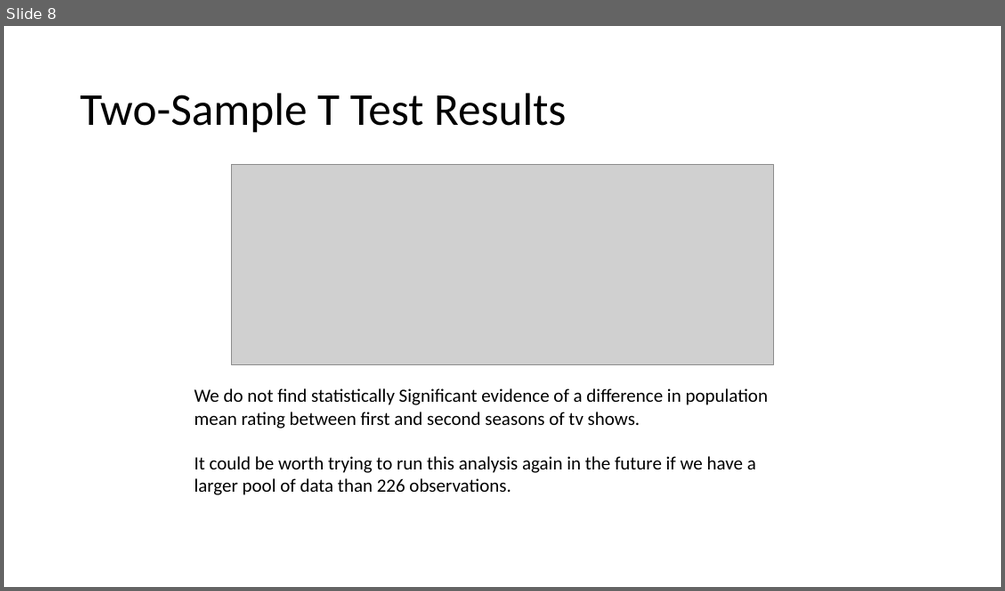
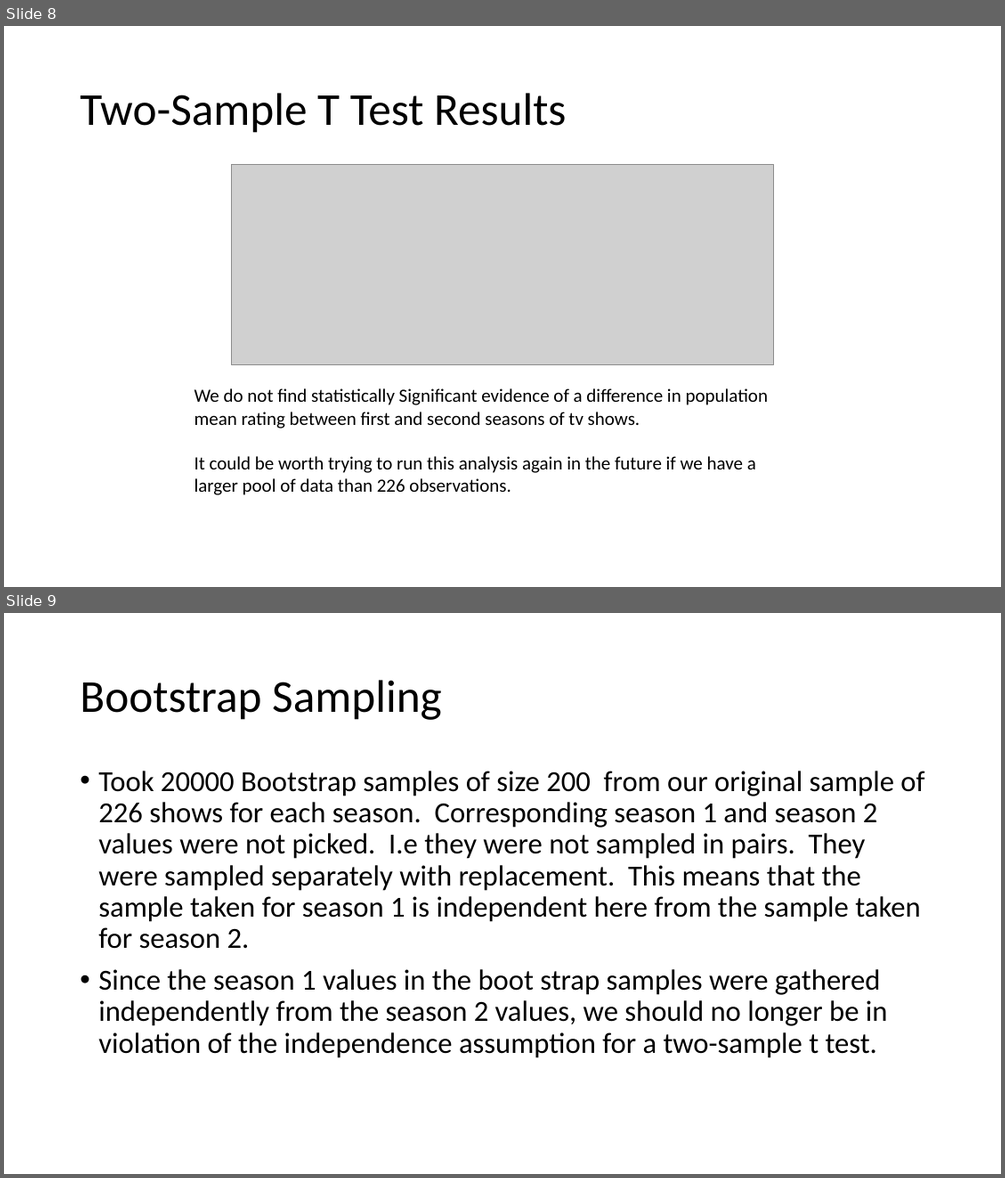
Before and after one commit to stat400-csu/project-8, a slide deck: 400 Presentation.pptx. Shown one above the other, each under a label of ours: slide 8 before the commit, slides 8 and 9 after it. The pictures are 1005x591 and 1005x1178 pixels, drawn with LibreOffice and Linux fonts; fonts in the diff are those of the drawing; grey boxes stand for pictures. Boxes give left, top, right and bottom in pixels: in the first picture for what was removed or moved away, otherwise in the second. Text is boxed around its words. In the diff, an @@ line names an element or a change of style, - is before the commit and + after.

```diff
--- a/400 Presentation.pptx
+++ b/400 Presentation.pptx
@@ slide 9 added at bbox=[4, 613, 1001, 1174], background #FFFFFF @@
@@ title added at bbox=[80, 680, 442, 720], 44 pt, text #000000 @@
+Bootstrap Sampling
@@ text added at bbox=[98, 771, 924, 1058], 28 pt, text #000000 @@
+• Took 20000 Bootstrap samples of size 200 from our original sample of 226 shows for each season. Corresponding season 1 and season 2 values were not picked. I.e they were not sampled in pairs. They were sampled separately with replacement. This means that the sample taken for season 1 is independent here from the sample taken for season 2.
+• Since the season 1 values in the boot strap samples were gathered independently from the season 2 values, we should no longer be in violation of the independence assumption for a two-sample t test.
```
Also in this commit, not shown: 3 other slides added, 1 slide removed.
